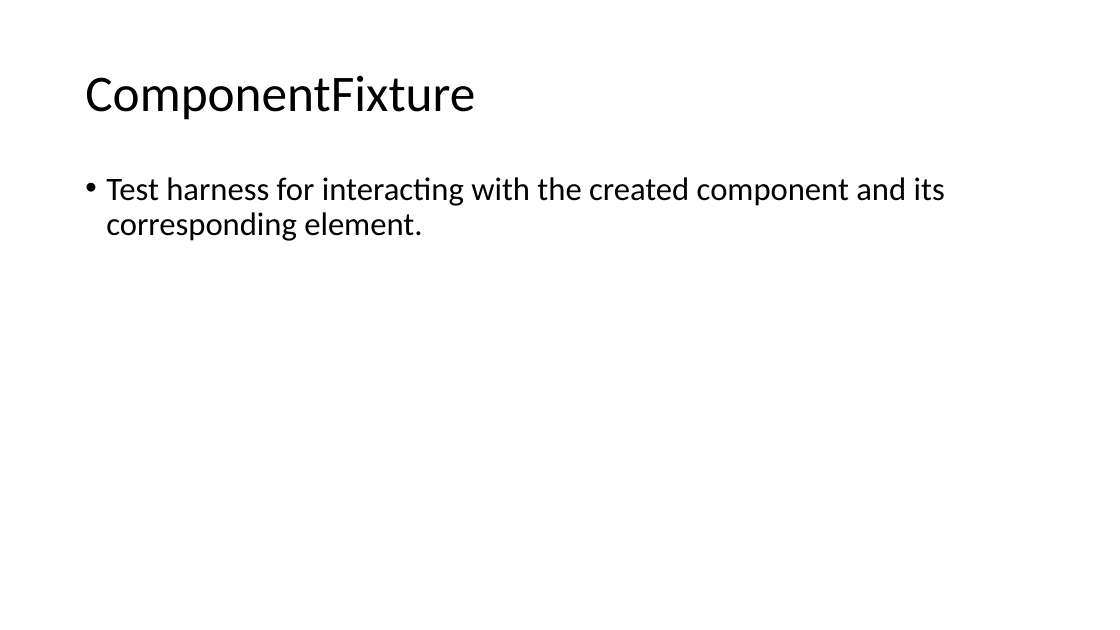
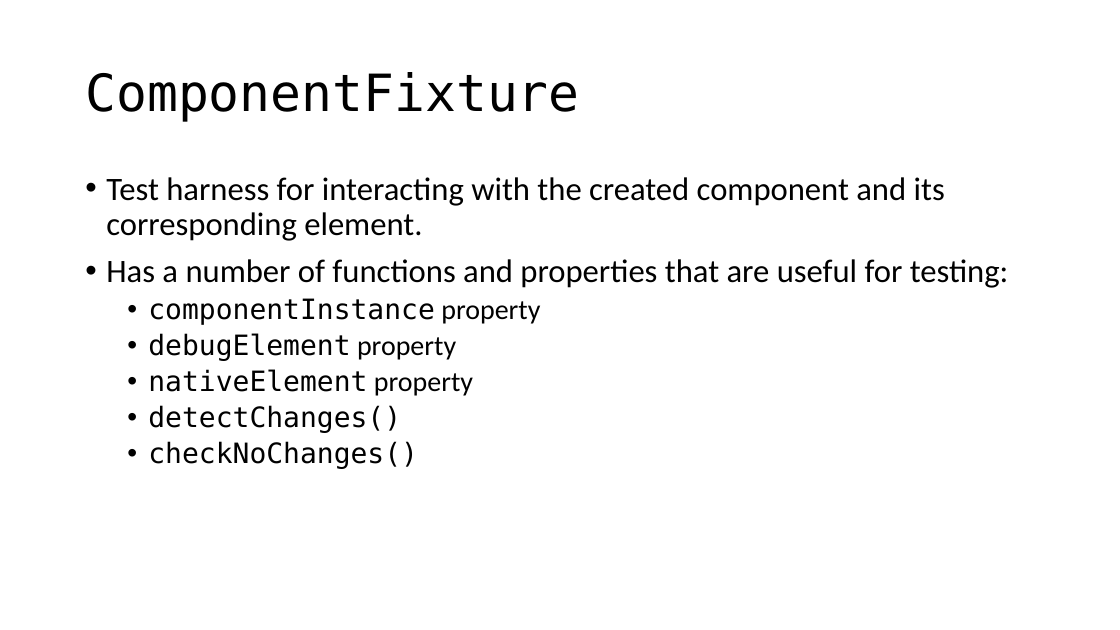
Before and after one commit to cebartling/test-driven, a slide deck: slide 10 of presentations/Introduction to Angular Unit Testing.pptx. Drawn at 1120x630 pixels with LibreOffice and Linux fonts; fonts in the diff are those of the drawing. Boxes give left, top, right and bottom in pixels: in the first picture for what was removed or moved away, otherwise in the second. Text is boxed around its words. In the diff, an @@ line names an element or a change of style, - is before the commit and + after.

Commit message:
Updates to Angular unit testing presentation

```diff
--- a/presentations/Introduction to Angular Unit Testing.pptx
+++ b/presentations/Introduction to Angular Unit Testing.pptx
@@ title "ComponentFixture" at box(85, 72, 579, 121): font Calibri to DejaVu Sans Mono @@
@@ text at box(106, 259, 1009, 469): paragraphs added @@
+• Has a number of functions and properties that are useful for testing:
+  • componentInstance property
+  • debugElement property
+  • nativeElement property
+  • detectChanges()
+  • checkNoChanges()
```
Also in this commit, not shown: 11 other slides changed, 4 slides removed.
